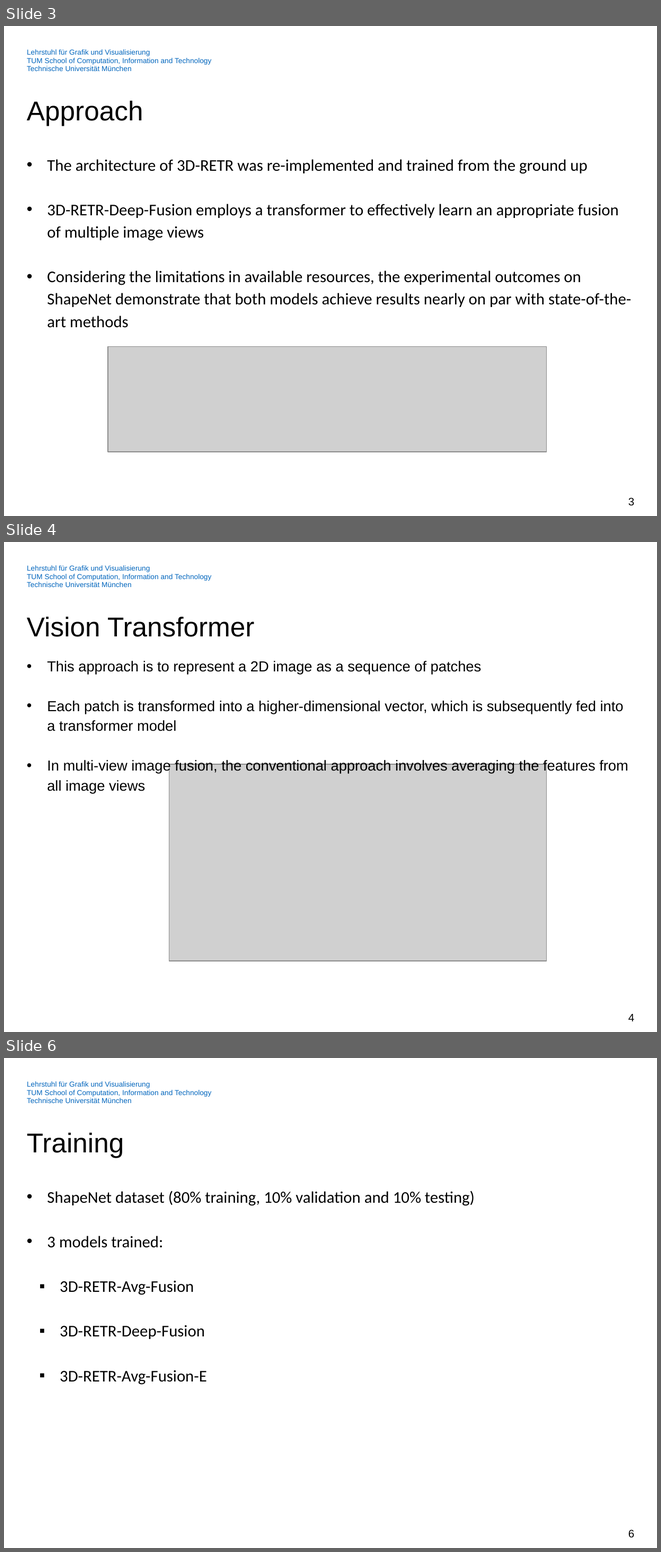
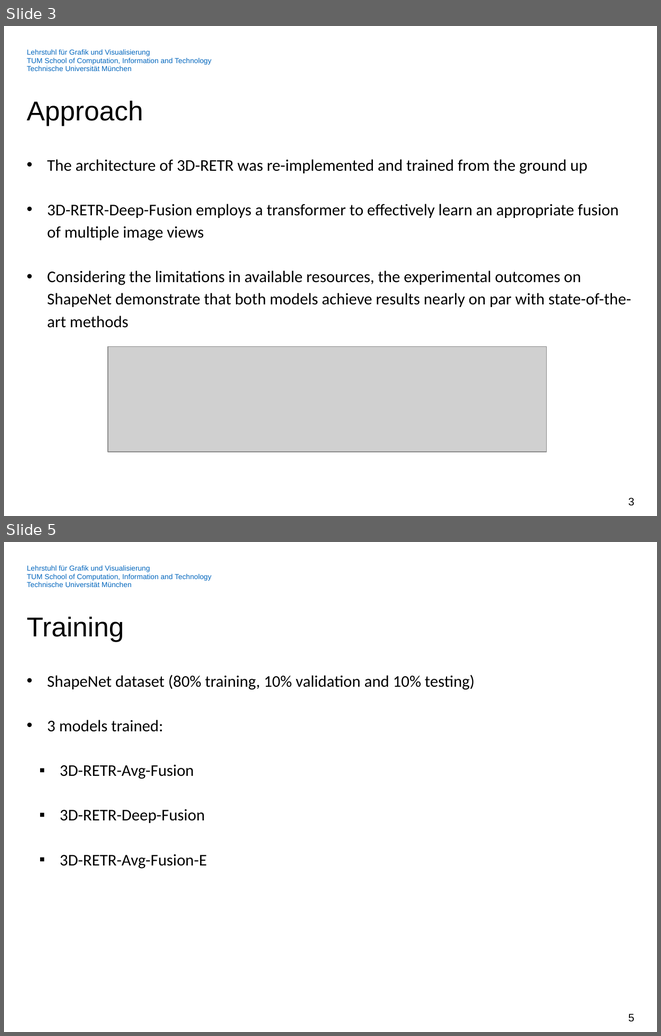
Before and after one commit to Streakfull/3DML, a slide deck: Project/Resources/presentation (1).pptx. Shown one above the other, each under a label of ours: slides 3, 4 and 6 before the commit, slides 3 and 5 after it; the slides between them are not shown. The pictures are 661x1552 and 661x1036 pixels, drawn with LibreOffice and Linux fonts; fonts in the diff are those of the drawing; grey boxes stand for pictures; background and template pictures are left out. Boxes give left, top, right and bottom in pixels: in the first picture for what was removed or moved away, otherwise in the second. Text is boxed around its words. In the diff, an @@ line names an element or a change of style, - is before the commit and + after.

```diff
--- a/Project/Resources/presentation (1).pptx
+++ b/Project/Resources/presentation (1).pptx
@@ slide 4 removed at [4, 542, 657, 1032], background #FFFFFF; not listed: 1 template element that a slide beside it also shows @@
@@ title removed at [27, 616, 254, 637] @@
-Vision Transformer
@@ text removed at [47, 661, 628, 793] @@
-• This approach is to represent a 2D image as a sequence of patches
-• Each patch is transformed into a higher-dimensional vector, which is subsequently fed into a transformer model
-• In multi-view image fusion, the conventional approach involves averaging the features from all image views
@@ picture removed at [169, 764, 547, 961] @@
@@ page number removed at [628, 1014, 634, 1021] @@
-4
@@ what was slide 6 is now slide 5 @@
@@ page number at [628, 1014, 634, 1022]: text changed @@
-6
+5
```
Also in this commit, not shown: 3 slides changed.
